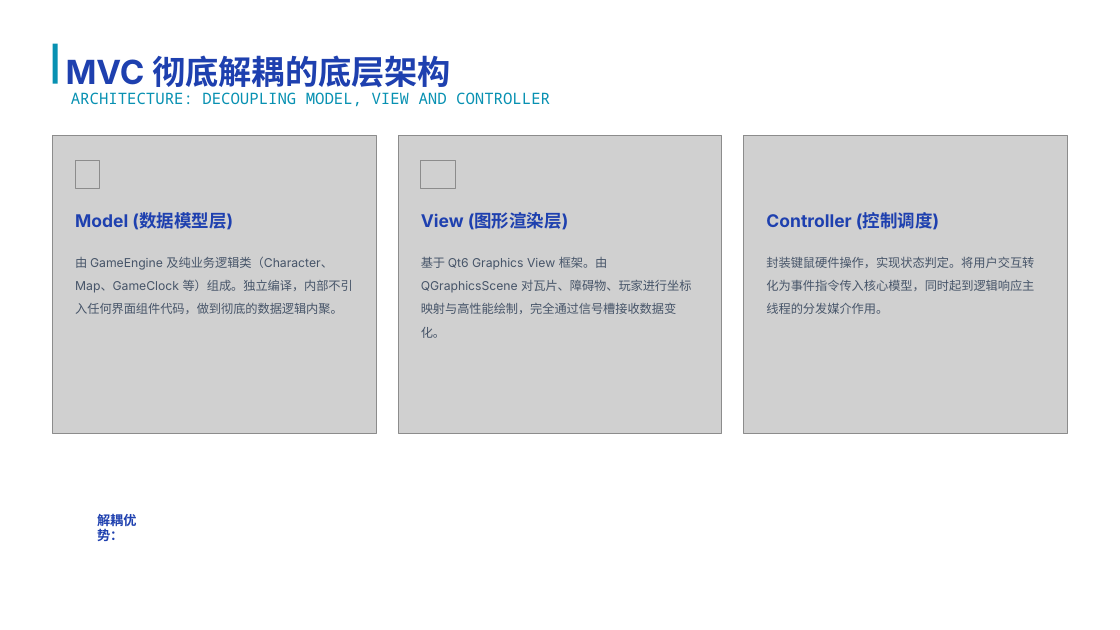
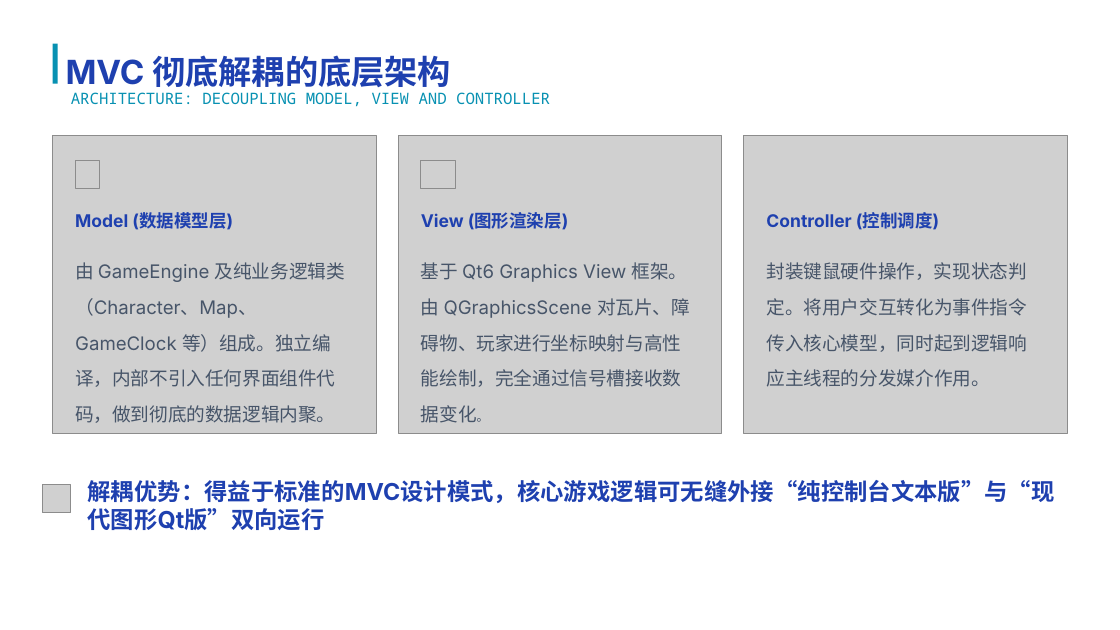
Before and after one commit to luqie0106/CampusRPG_Simultaneously, a slide deck: slide 4 of 校园RPG：大学生存物语项目答辩.pptx. Drawn at 1120x630 pixels with LibreOffice and Linux fonts; fonts in the diff are those of the drawing; grey boxes stand for pictures; background and template pictures are left out. Boxes give left, top, right and bottom in pixels: in the first picture for what was removed or moved away, otherwise in the second. Text is boxed around its words. In the diff, an @@ line names an element or a change of style, - is before the commit and + after.

```diff
--- a/校园RPG：大学生存物语项目答辩.pptx
+++ b/校园RPG：大学生存物语项目答辩.pptx
@@ size 10.5 to 16 pt in 3 elements at (75,262,345,423), (766,262,1027,387), (421,262,690,423) @@
@@ picture added at (42,485,71,513) @@
@@ text at (88,480,1055,530): text changed; size 11.2 to 20 pt @@
-解耦优势：
+解耦优势：得益于标准的MVC设计模式，核心游戏逻辑可无缝外接“纯控制台文本版”与“现代图形Qt版”双向运行
```
Also in this commit, not shown: 12 other slides changed.
